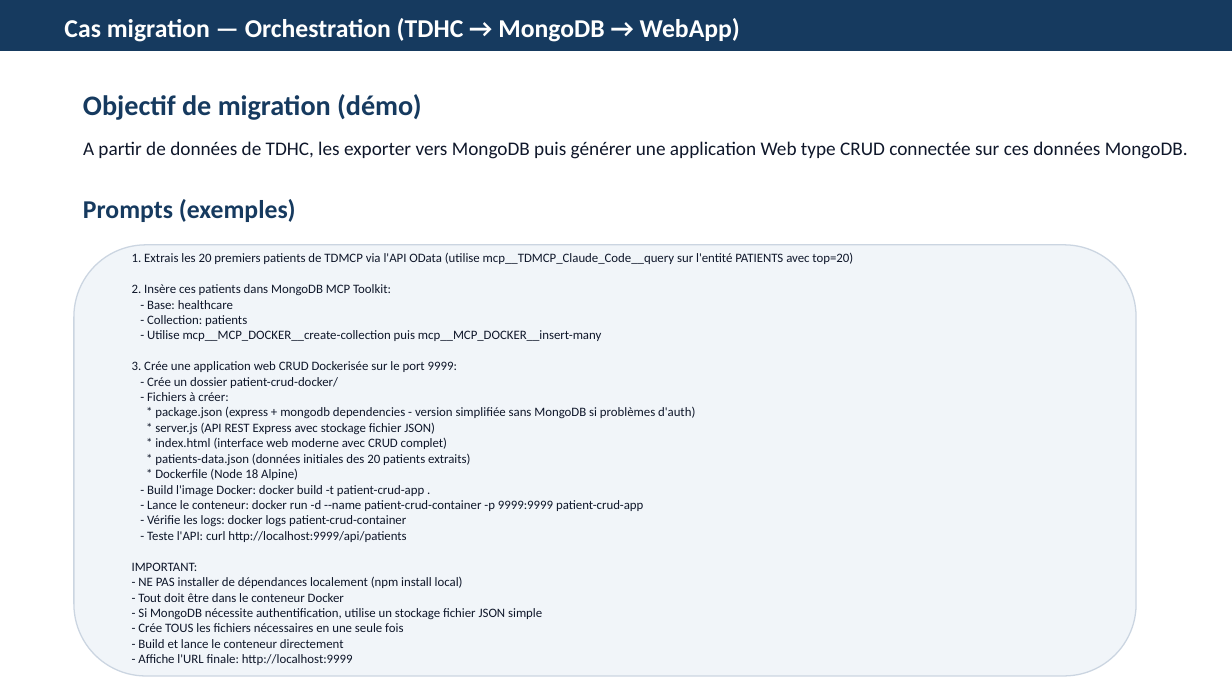
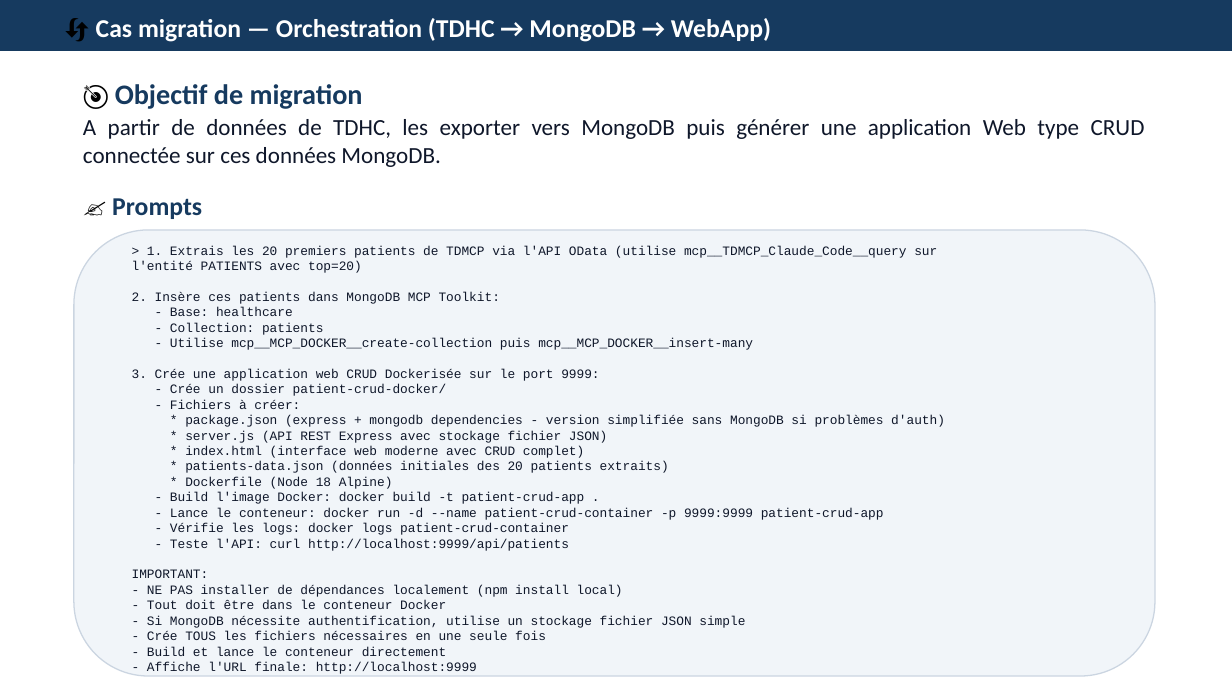
Before and after one commit to acoudene/TDMCP, a slide deck: slide 17 of TDHC/Resources/TDHC_IA_MCP_TDHC.pptx (slide 18 before the commit). Drawn at 1232x693 pixels with LibreOffice and Linux fonts; fonts in the diff are those of the drawing. Boxes give left, top, right and bottom in pixels: in the first picture for what was removed or moved away, otherwise in the second. Text is boxed around its words. In the diff, an @@ line names an element or a change of style, - is before the commit and + after.

```diff
--- a/TDHC/Resources/TDHC_IA_MCP_TDHC.pptx
+++ b/TDHC/Resources/TDHC_IA_MCP_TDHC.pptx
@@ text at (96, 18, 771, 42): text changed @@
-Cas migration — Orchestration (TDHC → MongoDB → WebApp)
+🔄 Cas migration — Orchestration (TDHC → MongoDB → WebApp)
@@ text at (115, 84, 363, 109): text changed @@
-Objectif de migration (démo)
+🎯 Objectif de migration
@@ text "A partir de données de ...": place and size @@
-text "A partir de données de ..." at (83, 141, 1188, 159)
+text "A partir de données de ..." at (83, 119, 1145, 167)
@@ text "A partir de données de ..." at (83, 119, 1145, 167): size 15 to 18 pt; alignment left to justified @@
@@ text at (83, 198, 202, 219): text changed @@
-Prompts (exemples)
+✍️ Prompts
@@ rounded rectangle: place and size @@
-rounded rectangle at (74, 245, 1137, 677)
+rounded rectangle at (74, 230, 1155, 677)
@@ text at (132, 245, 937, 273): text changed; font Calibri to Courier New @@
-1. Extrais les 20 premiers patients de TDMCP via l'API OData (utilise mcp__TDMCP_Claude_Code__query sur l'entité PATIENTS avec top=20)
+> 1. Extrais les 20 premiers patients de TDMCP via l'API OData (utilise mcp__TDMCP_Claude_Code__query sur l'entité PATIENTS avec top=20)
@@ text at (132, 292, 945, 674): font Calibri to Courier New in "2. Insère ces patients dans MongoDB MCP ...", "- Base: healthcare", "- Collection: patients", "- Utilise mcp__MCP_DOCKER__create-collection puis mcp__MCP_D ..." and 19 more places @@
```
Also in this commit, not shown: 15 other slides changed, 1 slide removed.
